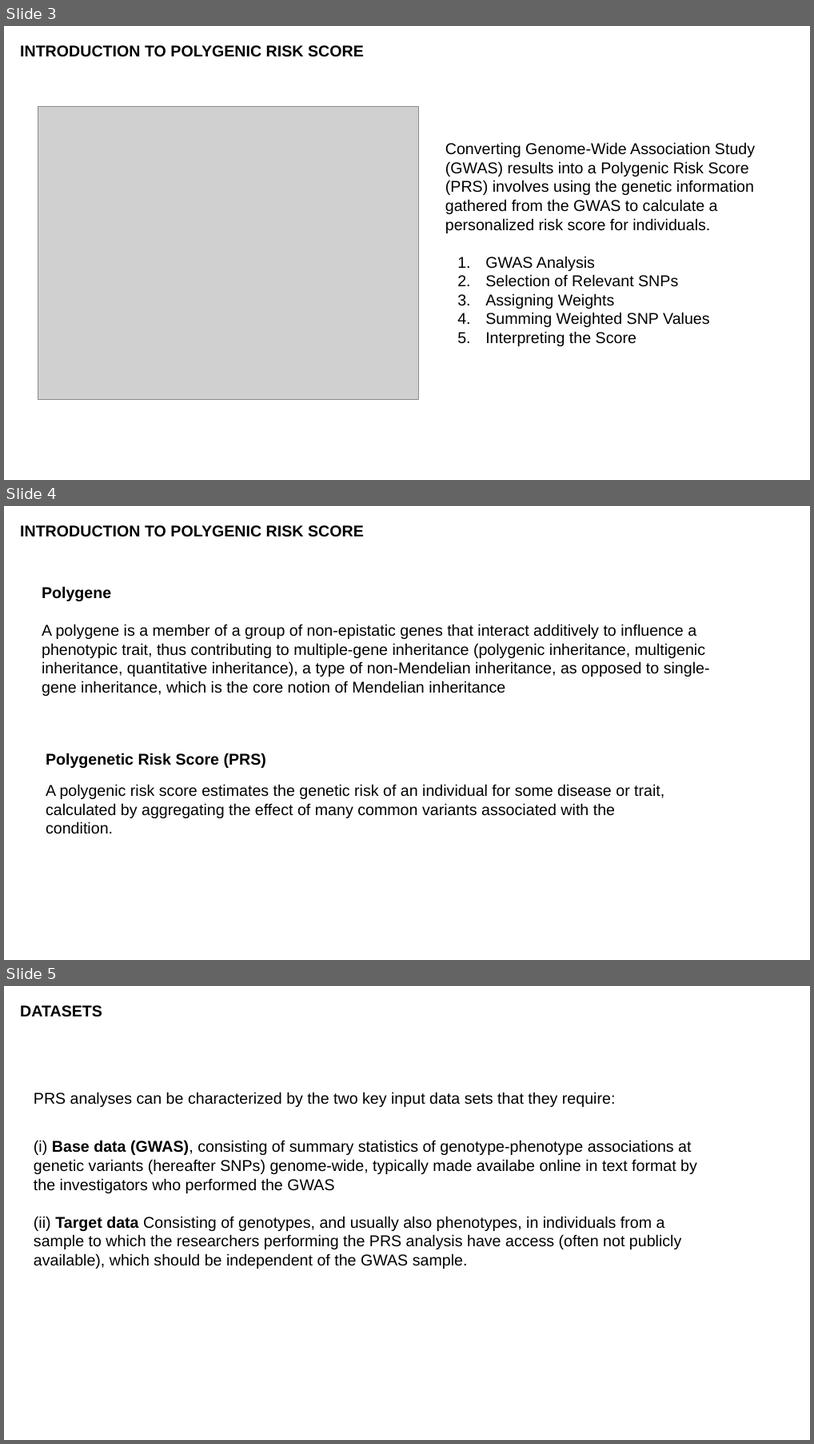
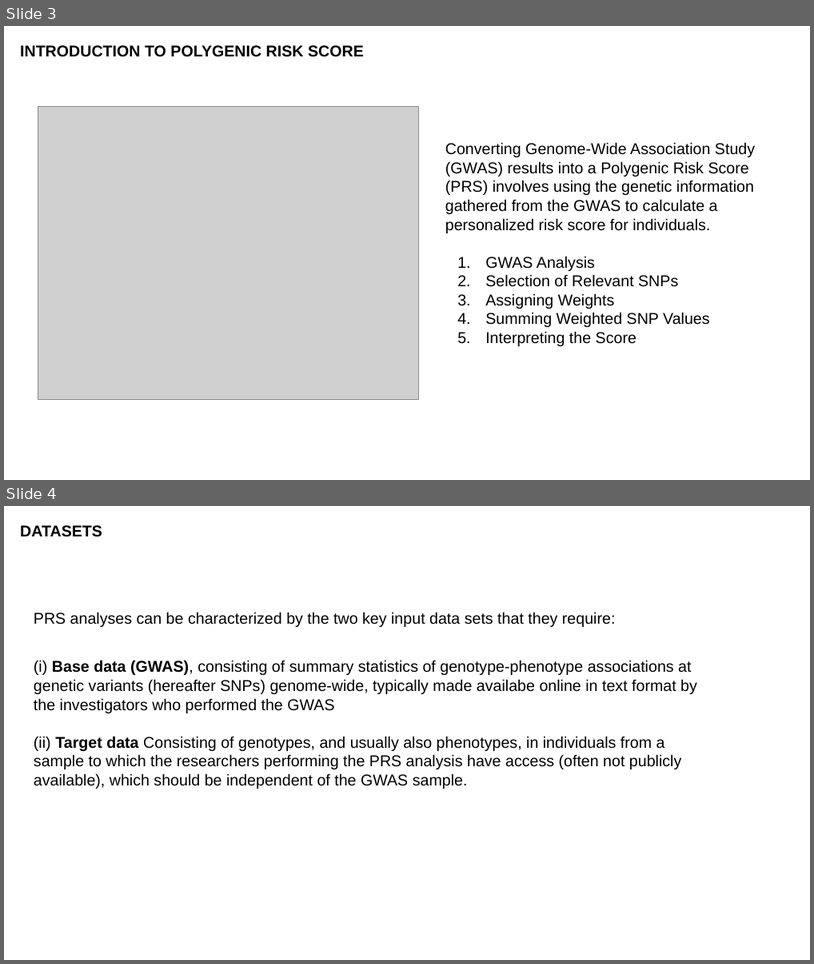
Before and after one commit to luuloi/GWAS_Introduction_2023, a slide deck: GWAS_ Polygenic Risk Score_practice.pptx. Shown one above the other, each under a label of ours: slides 3, 4 and 5 before the commit, slides 3 and 4 after it. The pictures are 814x1444 and 814x964 pixels, drawn with LibreOffice and Linux fonts; fonts in the diff are those of the drawing; grey boxes stand for pictures. Boxes give left, top, right and bottom in pixels: in the first picture for what was removed or moved away, otherwise in the second. Text is boxed around its words. In the diff, an @@ line names an element or a change of style, - is before the commit and + after.

```diff
--- a/GWAS_ Polygenic Risk Score_practice.pptx
+++ b/GWAS_ Polygenic Risk Score_practice.pptx
@@ slide 4 removed at <box>4,506,810,960</box>, background #FFFFFF @@
@@ text removed at <box>20,525,364,537</box> @@
-INTRODUCTION TO POLYGENIC RISK SCORE
@@ text removed at <box>42,586,710,696</box> @@
-Polygene
-A polygene is a member of a group of non-epistatic genes that interact additively to influence a phenotypic trait, thus contributing to multiple-gene inheritance (polygenic inheritance, multigenic inheritance, quantitative inheritance), a type of non-Mendelian inheritance, as opposed to single-gene inheritance, which is the core notion of Mendelian inheritance
@@ text removed at <box>46,752,266,768</box> @@
-Polygenetic Risk Score (PRS)
@@ text removed at <box>46,784,665,818</box> @@
-A polygenic risk score estimates the genetic risk of an individual for some disease or trait, calculated by aggregating the effect of many common variants associated with the condition.
@@ what was slide 5 is now slide 4 @@
```
Also in this commit, not shown: 1 slide changed.
